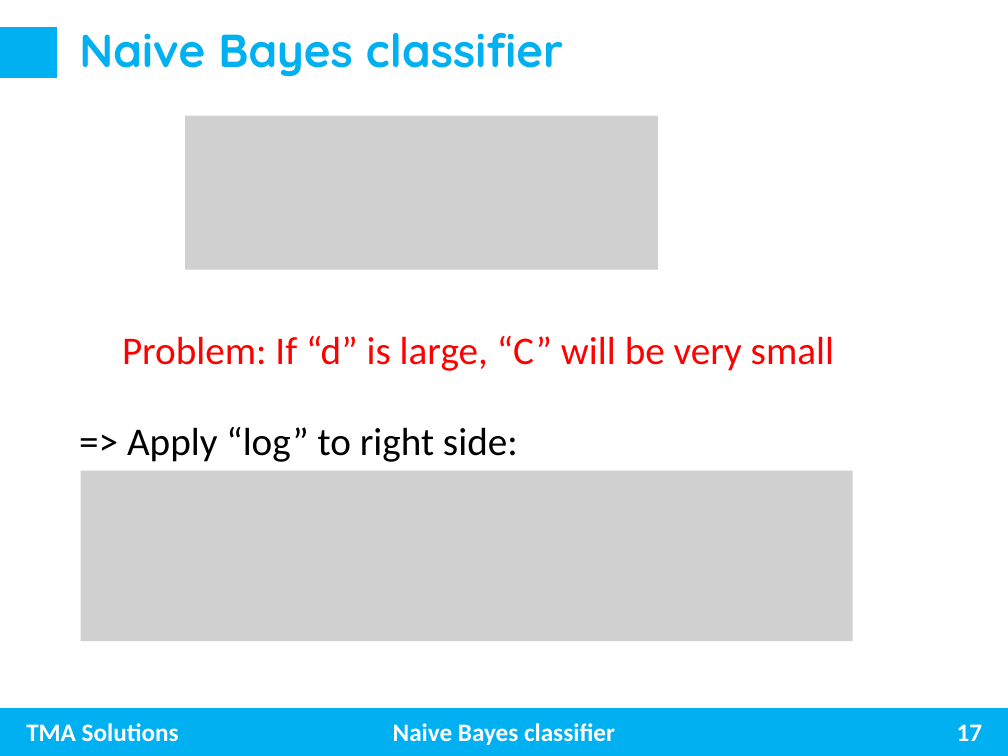
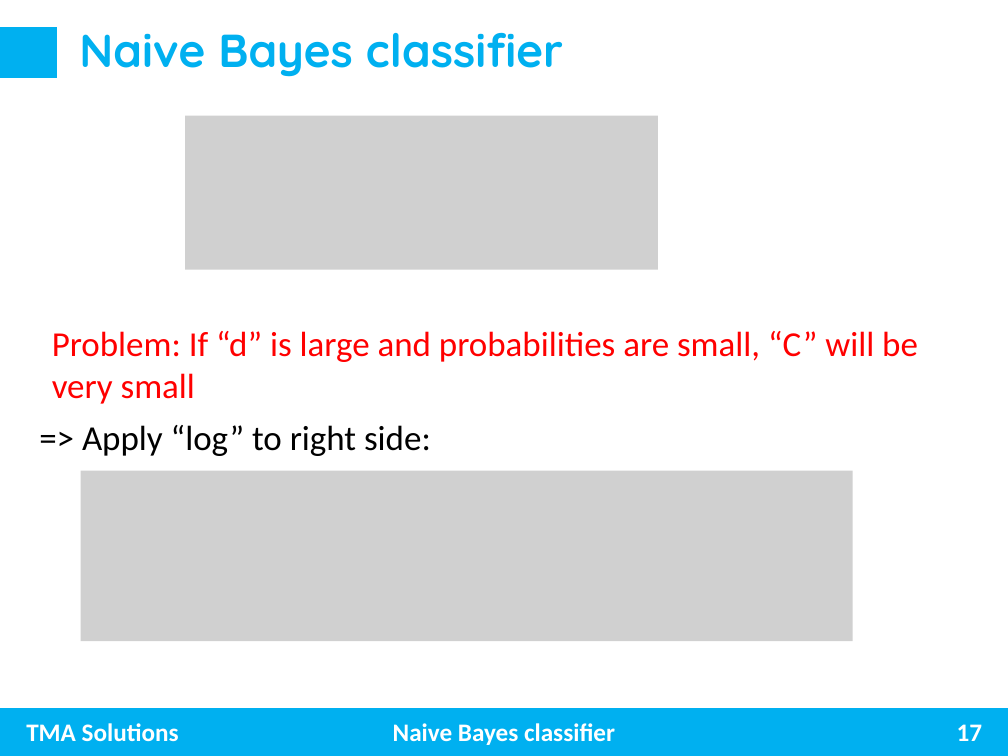
Before and after one commit to trungnghia2009/MachineLearning, a slide deck: slide 17 of Naive Bayes.pptx. Drawn at 1008x756 pixels with LibreOffice and Linux fonts; fonts in the diff are those of the drawing; grey boxes stand for pictures. Boxes give left, top, right and bottom in pixels: in the first picture for what was removed or moved away, otherwise in the second. Text is boxed around its words. In the diff, an @@ line names an element or a change of style, - is before the commit and + after.

```diff
--- a/Naive Bayes.pptx
+++ b/Naive Bayes.pptx
@@ text at box(52, 331, 918, 404): text changed; size 28 to 25 pt @@
-Problem: If “d” is large, “C” will be very small
+Problem: If “d” is large and probabilities are small, “C” will be very small
@@ text "=> Apply “log” to right ...": place and size @@
-text "=> Apply “log” to right ..." at box(127, 427, 518, 462)
+text "=> Apply “log” to right ..." at box(82, 425, 431, 456)
@@ text "=> Apply “log” to right ..." at box(82, 425, 431, 456): size 28 to 25 pt @@
```
Also in this commit, not shown: 3 other slides changed, 1 slide added, 1 slide removed.
